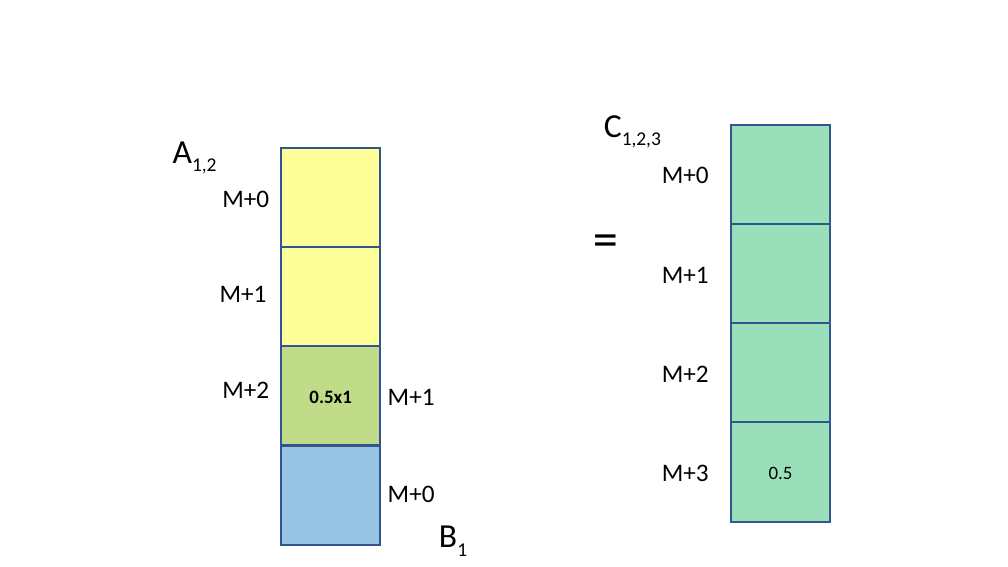
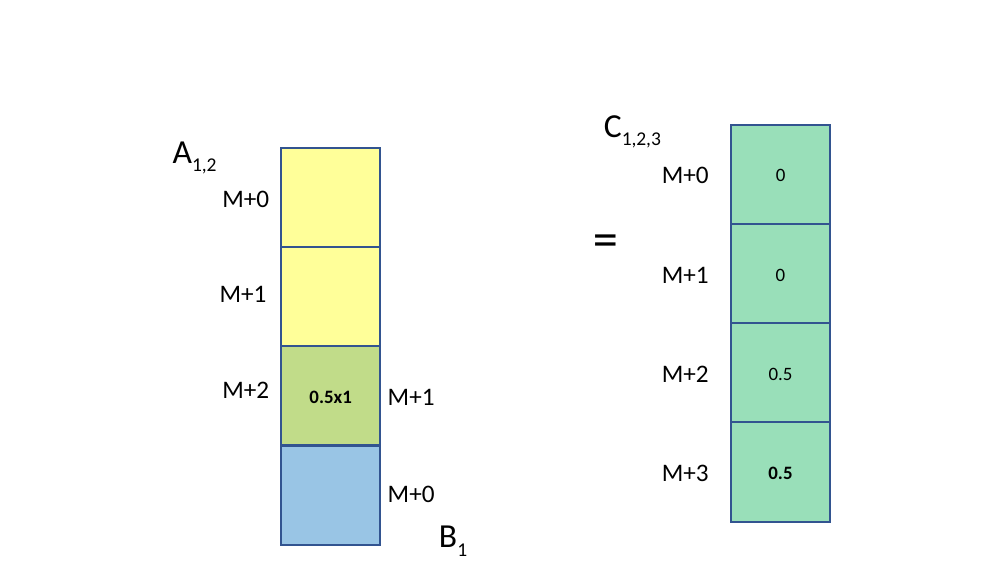
Before and after one commit to AgileBioFoundry/EMSL-Summer-School-2021-fluxomics, a slide deck: slide 6 of ConvolutionAnimation.pptx. Drawn at 1008x567 pixels with LibreOffice and Linux fonts; fonts in the diff are those of the drawing. Boxes give left, top, right and bottom in pixels: in the first picture for what was removed or moved away, otherwise in the second. Text is boxed around its words. In the diff, an @@ line names an element or a change of style, - is before the commit and + after.

```diff
--- a/ConvolutionAnimation.pptx
+++ b/ConvolutionAnimation.pptx
@@ text in rectangle at [776, 168, 786, 181]: text added @@
+0
@@ text in rectangle at [776, 268, 786, 281]: text added @@
+0
@@ text in rectangle at [769, 367, 793, 380]: text added @@
+0.5
@@ rectangle "0.5" at [731, 423, 830, 522]: bold on @@
```
Also in this commit, not shown: 3 other slides changed, 2 other files.
